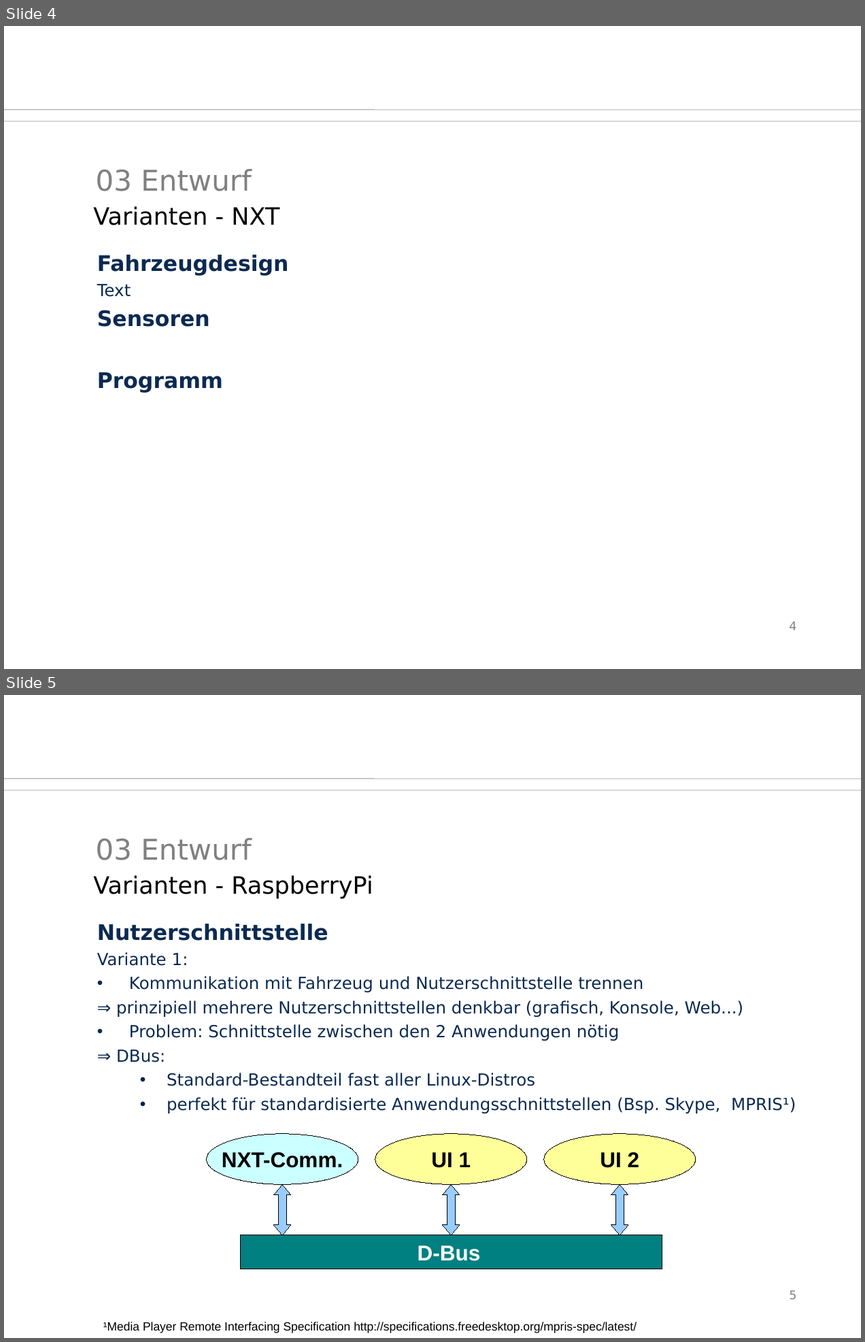
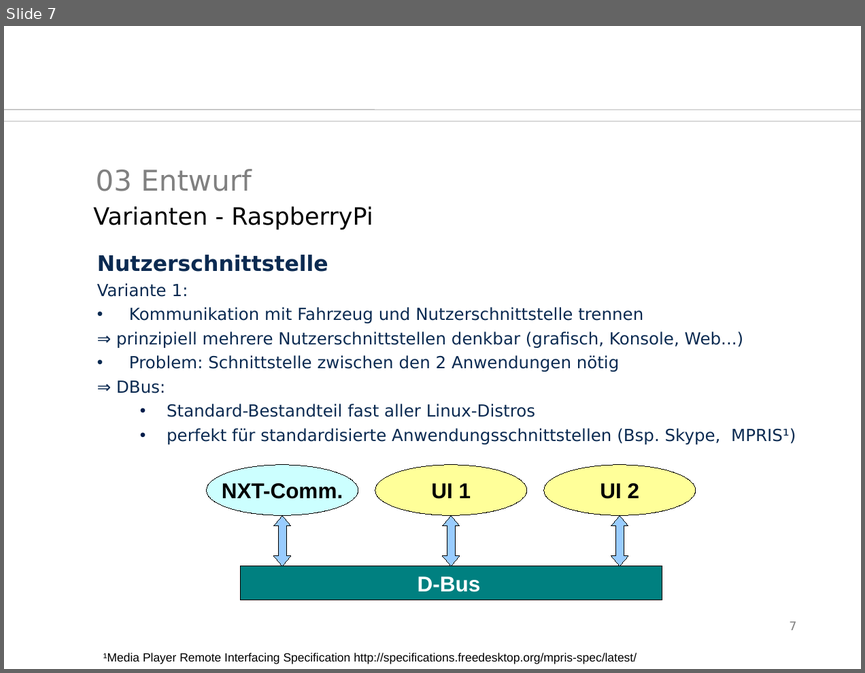
Before and after one commit to SaSteDD/ees_StegStef, a slide deck: präsi/btwf.odp. Shown one above the other, each under a label of ours: slides 4 and 5 before the commit, slide 7 after it. The pictures are 865x1342 and 865x673 pixels, drawn with LibreOffice and Linux fonts; fonts in the diff are those of the drawing; background and template pictures are left out. Boxes give left, top, right and bottom in pixels: in the first picture for what was removed or moved away, otherwise in the second. Text is boxed around its words. In the diff, an @@ line names an element or a change of style, - is before the commit and + after.

```diff
--- a/präsi/btwf.odp
+++ b/präsi/btwf.odp
@@ slide 4 removed at (4,26,861,669), background #FFFFFF; not listed: 2 template elements that a slide beside it also shows @@
@@ title removed at (96,169,252,191) @@
-03 Entwurf
@@ text removed at (93,206,279,225) @@
-Varianten - NXT
@@ text removed at (97,254,289,393) @@
-Fahrzeugdesign
-Text
-Sensoren
-Programm
@@ page number removed at (789,621,796,630) @@
-4
@@ what was slide 5 is now slide 7 @@
@@ page number at (789,621,796,630): text changed @@
-5
+7
```
Also in this commit, not shown: 2 slides changed, 4 slides added, 8 other files.
